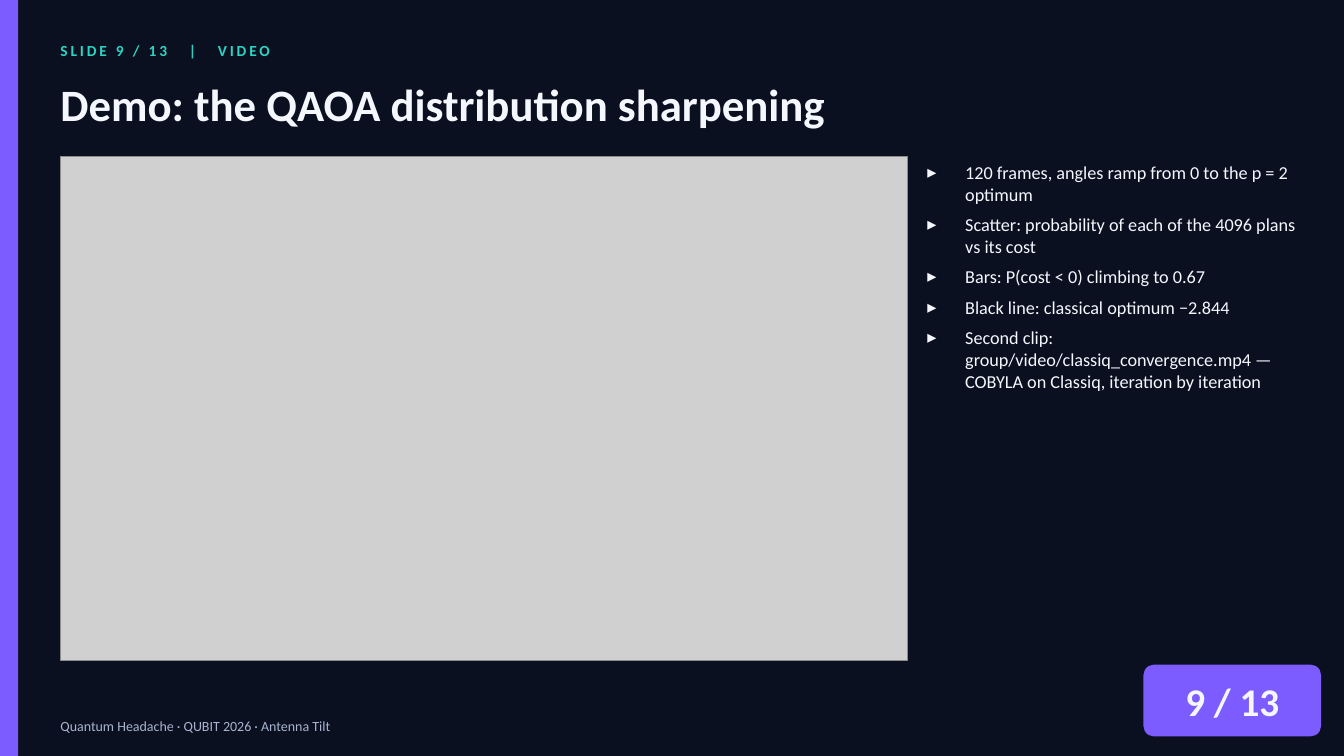
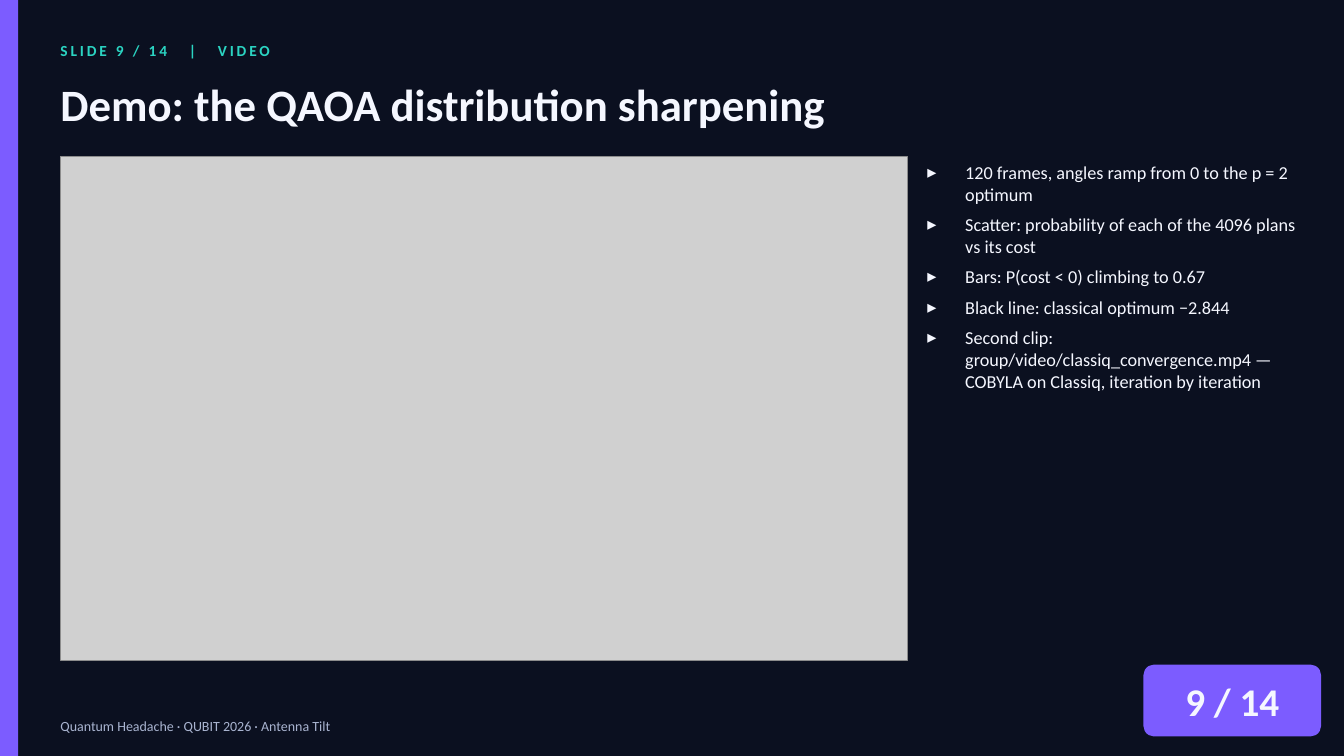
Before and after one commit to zuwasi/quantum-headache-antenna-tilt, a slide deck: slide 9 of presentation/QuantumHeadache_AntennaTilt.pptx. Drawn at 1344x756 pixels with LibreOffice and Linux fonts; fonts in the diff are those of the drawing; grey boxes stand for pictures. Boxes give left, top, right and bottom in pixels: in the first picture for what was removed or moved away, otherwise in the second. Text is boxed around its words. In the diff, an @@ line names an element or a change of style, - is before the commit and + after.

```diff
--- a/presentation/QuantumHeadache_AntennaTilt.pptx
+++ b/presentation/QuantumHeadache_AntennaTilt.pptx
@@ text at (60, 46, 270, 56): text changed @@
-SLIDE 9 / 13 | VIDEO
+SLIDE 9 / 14 | VIDEO
@@ text at (1185, 690, 1280, 716): text changed @@
-9 / 13
+9 / 14
```
Also in this commit, not shown: 12 other slides changed, 1 slide added, 3 other files.
